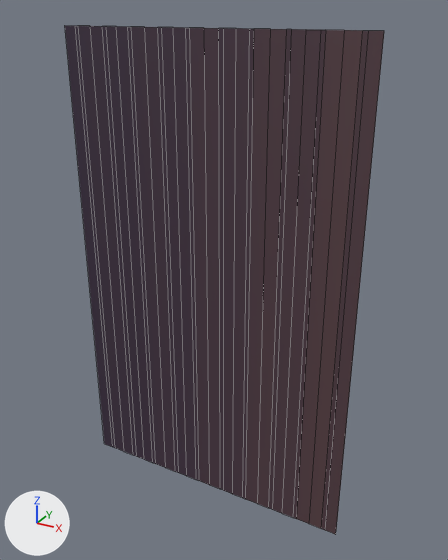
The FBX model Source/Game/data/models/PlatformMeshes/BackGround Lvl 2/SM_BackGround_2_Block_Lvl2.fbx as it was, and as the next commit left it.
Before and after are seen from a camera (50 mm lens) standing at (2.18, -7.93, 4.25) and looking at (-2.3, 0.21, 0.19). Arrows for +X, +Y and +Z are at lower left; the lights stay in place. The first picture is the older version. Mesh edges are drawn as thin lines. Where no turn or scale is listed for an object, it has been applied to the vertices. Vertices at exactly the same position are counted once.

Names of what the first picture shows: 'Base_sideNew.002'.
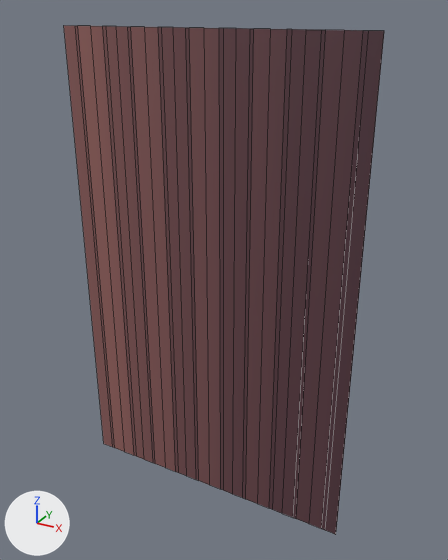
The newer file is also turned or shifted as a whole; pictures and numbers use the older file's frame.

Patch to the scene script:
```diff
--- a/Source/Game/data/models/PlatformMeshes/BackGround Lvl 2/SM_BackGround_2_Block_Lvl2.fbx.py
+++ b/Source/Game/data/models/PlatformMeshes/BackGround Lvl 2/SM_BackGround_2_Block_Lvl2.fbx.py
@@ img_t_bonytony_gradientatlas_midground_dds @@
+img_t_bonytony_gradientatlas_midground_dds = load_image('T_BonyTony_GradientAtlas_MidGround.dds', '../../../textures/T_BonyTony_GradientAtlas_MidGround.dds', 1024, 1024, 'sRGB')
@@ mat_material_001 @@
+mat_material_001 = principled_material('Material.001')
+mat_material_001.texture = img_t_bonytony_gradientatlas_midground_dds
@@ me_cube_138 @@
 # used by ob_base_sidenew_002; location = (0.0, 0.0, 0.0)
-me_cube_138.from_pydata(...)  # 62 vertices, 30 faces; spans x -5.0..0.0, y 0.0, z -4.0..4.0
+me_cube_138.from_pydata(...)  # 64 vertices, 30 faces; spans x -5.02..0.0, y 0.0, z -4.0..4.0
+# me_cube_138 part 1
+# 30 faces are deleted
+# 2 vertices are added at (-5.02, 0.0, -4.0), (-5.02, 0.0, 4.0)
+# 30 new faces join them
+# me_cube_138 part 2: 27 kept faces spanning x -4.8..0.0, y 0.0, z -4.0..4.0 get new texture (UV) coordinates
+# me_cube_138 part 3: 29 faces spanning x -4.8..0.0, y 0.0, z -4.0..4.0 switch from mat_material_002 (picture img_t_bonytony_gradientatlas_background_dds) to mat_material_001 (picture img_t_bonytony_gradientatlas_midground_dds)
```

What differs and where, as boxes (x1, y1, x2, y2) in the pictures (448 x 560 px; the box of a moved part takes in the faces that stretch with it):
'Base_sideNew.002', reshaped: before (65, 26, 384, 534); after (64, 25, 384, 534)
part 1 of me_cube_138, moved or reshaped: before (65, 26, 112, 447); after (64, 25, 112, 447)
part 2 of me_cube_138, surface changed: (75, 26, 289, 509) in both
part 3 of me_cube_138, recoloured: (75, 26, 289, 509) in both
